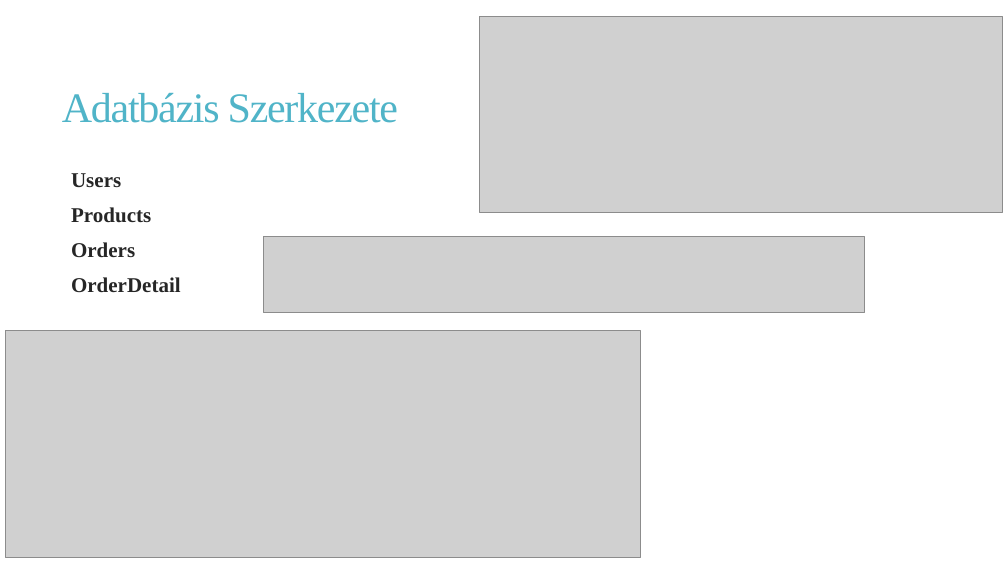
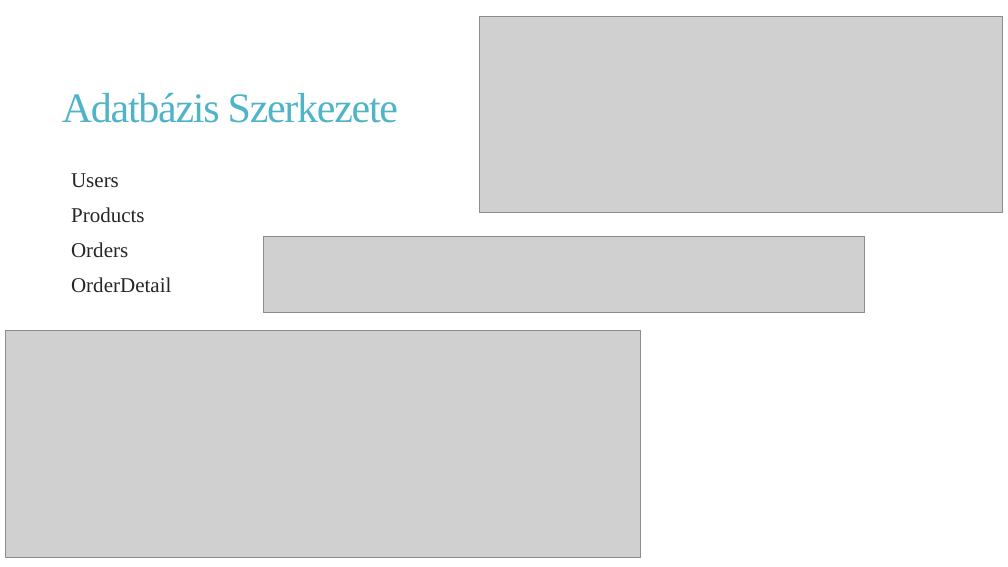
Before and after one commit to Racoonzz/car_shop, a slide deck: slide 5 of CarShoptprezentáció.pptx. Drawn at 1008x567 pixels with LibreOffice and Linux fonts; fonts in the diff are those of the drawing; grey boxes stand for pictures. Boxes give left, top, right and bottom in pixels: in the first picture for what was removed or moved away, otherwise in the second. Text is boxed around its words. In the diff, an @@ line names an element or a change of style, - is before the commit and + after.

```diff
--- a/CarShoptprezentáció.pptx
+++ b/CarShoptprezentáció.pptx
@@ text "Users" at (71,173,171,292): bold off @@
```
Also in this commit, not shown: 16 other slides changed, 1 other file.
